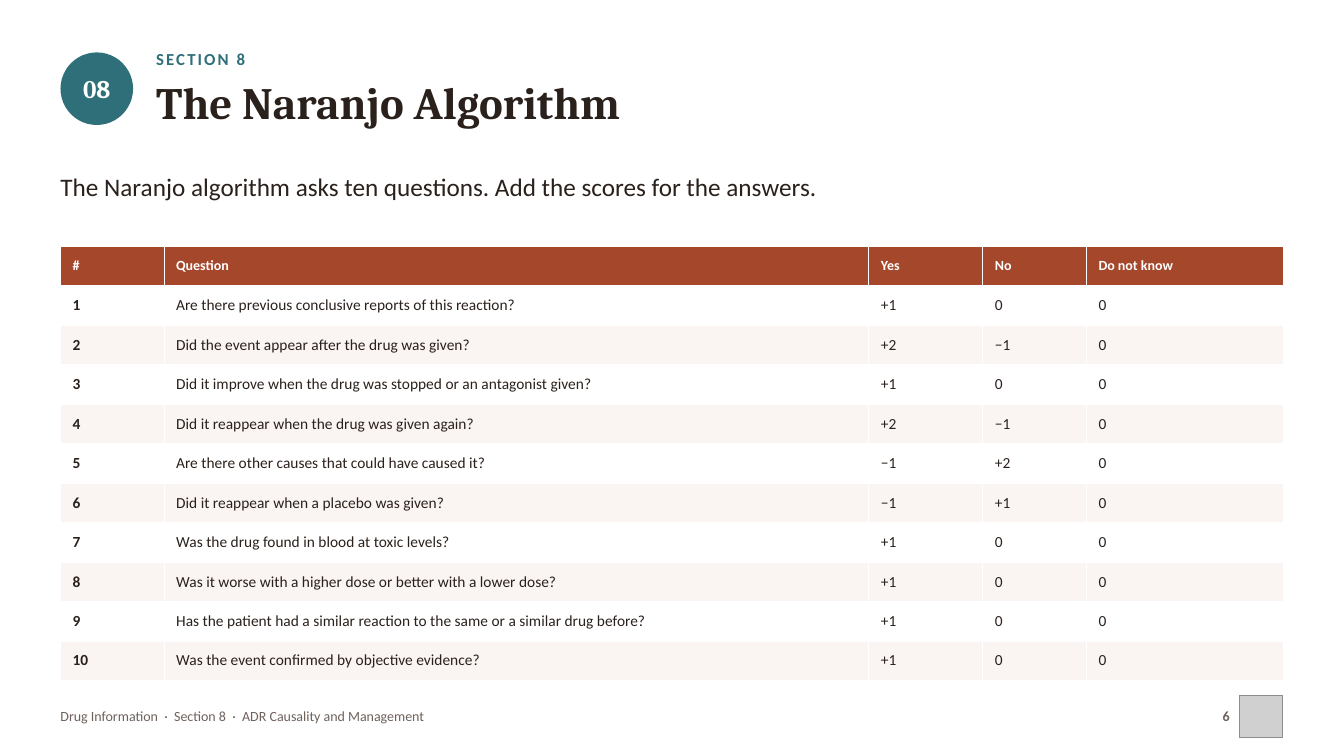
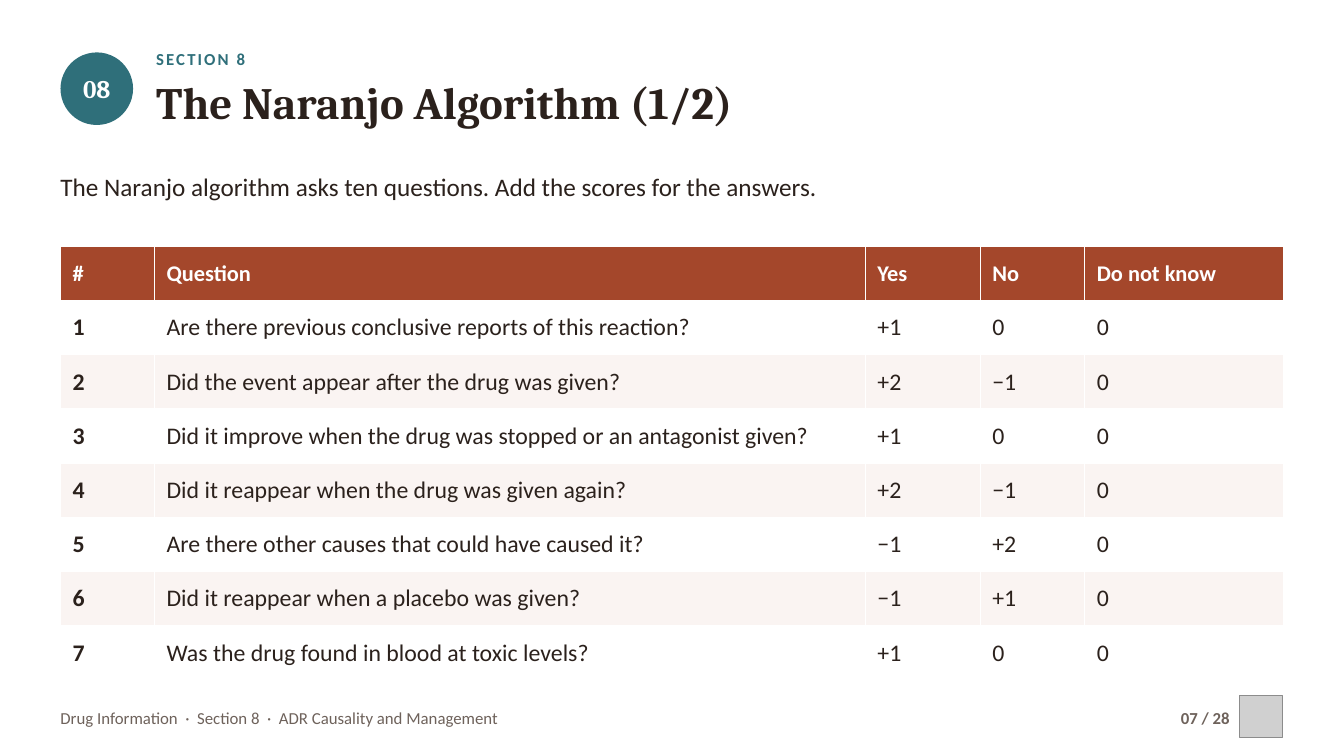
Before and after one commit to drrefaat18-ops/yasser, a slide deck: slide 7 of projects/drug-information-practical/slides/ch08-adr-causality-management.pptx (slide 6 before the commit). Drawn at 1344x756 pixels with LibreOffice and Linux fonts; fonts in the diff are those of the drawing; grey boxes stand for pictures. Boxes give left, top, right and bottom in pixels: in the first picture for what was removed or moved away, otherwise in the second. Text is boxed around its words. In the diff, an @@ line names an element or a change of style, - is before the commit and + after.

```diff
--- a/projects/drug-information-practical/slides/ch08-adr-causality-management.pptx
+++ b/projects/drug-information-practical/slides/ch08-adr-causality-management.pptx
@@ text at [156, 86, 732, 129]: text changed @@
-The Naranjo Algorithm
+The Naranjo Algorithm (1/2)
@@ table at [60, 246, 1284, 680] @@
-row 9: 8 | Was it worse with a higher dose or better with a lower dose? | +1 | 0 | 0
-row 10: 9 | Has the patient had a similar reaction to the same or a similar drug before? | +1 | 0 | 0
-row 11: 10 | Was the event confirmed by objective evidence? | +1 | 0 | 0
@@ text "Drug Information · Section 8 ..." at [60, 712, 497, 727]: size 10 to 12 pt @@
@@ text at [1181, 712, 1230, 724]: text changed; size 10 to 12 pt @@
-6
+07 / 28
```
Also in this commit, not shown: 23 other slides changed, 2 slides added, 14 other files.
